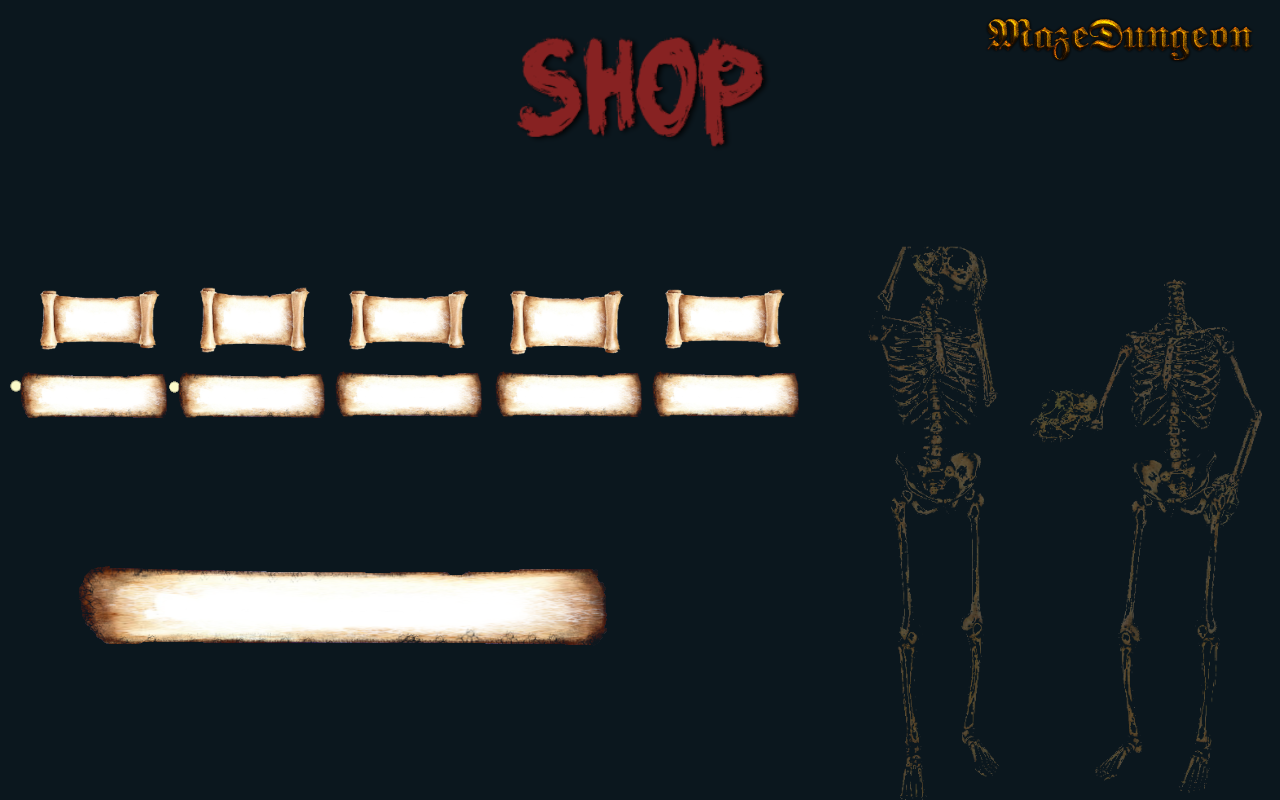
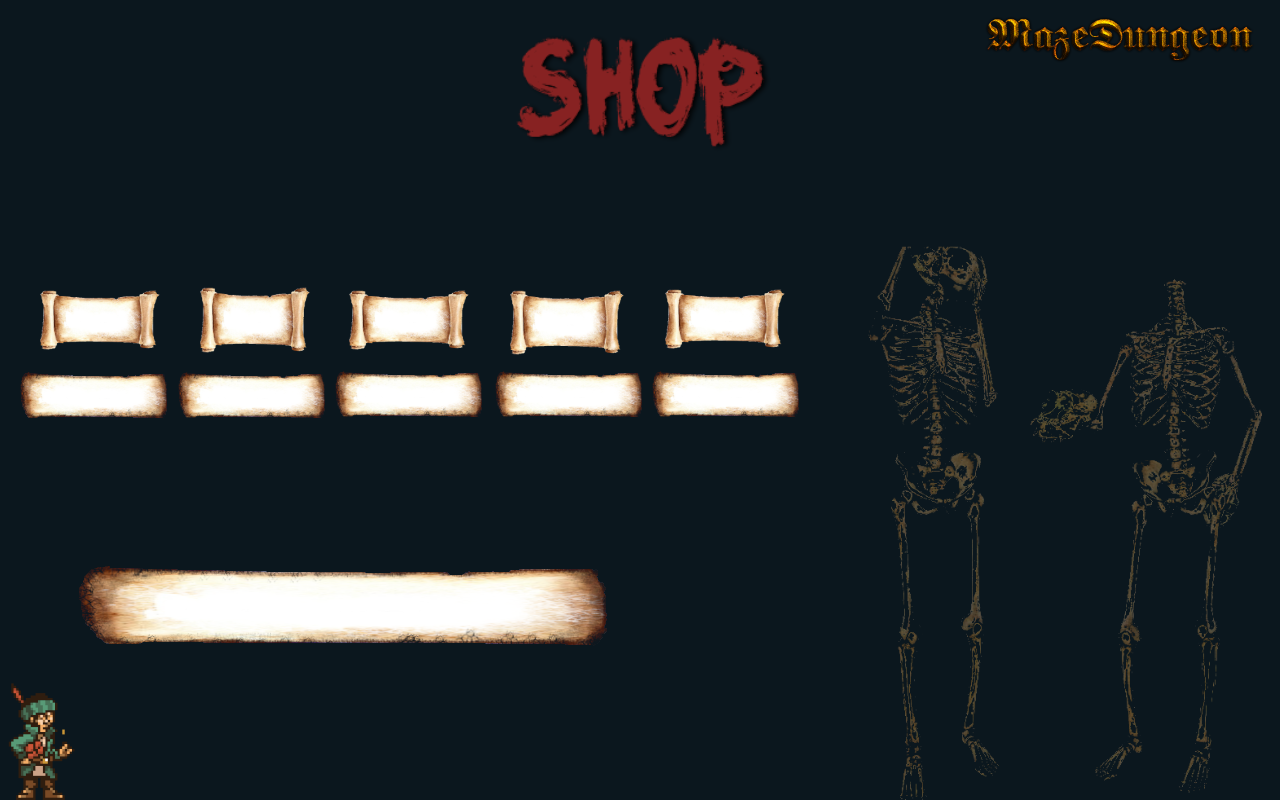
Layered file, before and after one edit (1280x800). Changes by layer:
added layer "greenMerchant.png" above "Sfondo" over bbox(8, 683, 75, 800)
painted on "Sfondo" over bbox(10, 380, 179, 393)
